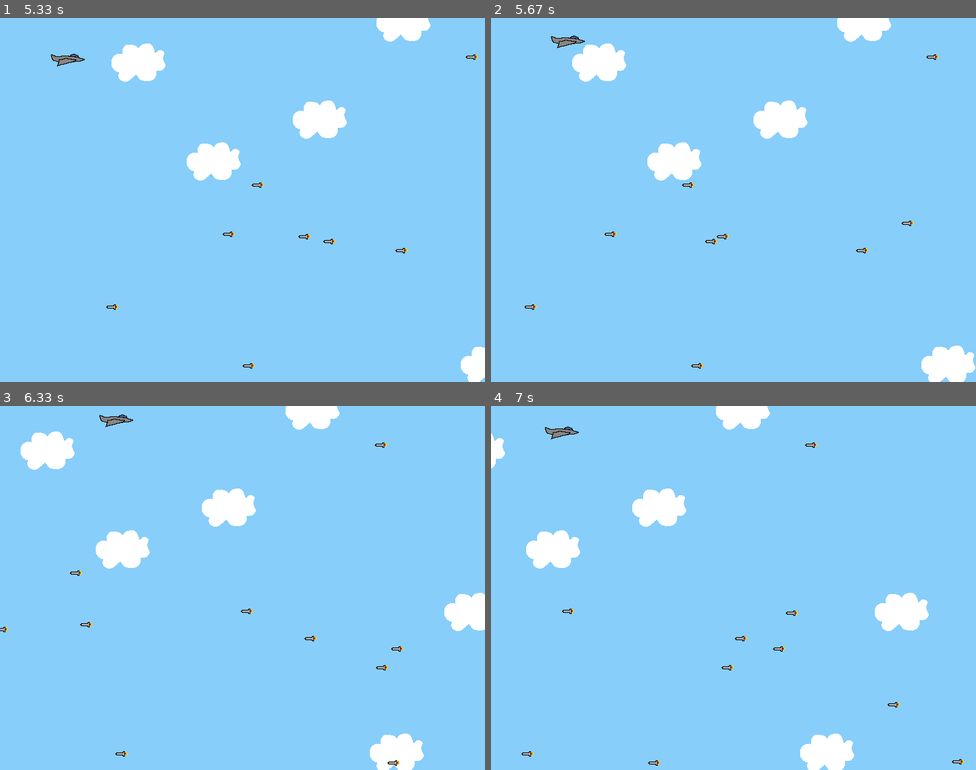
Above: before the commit, frames 1-4 (two rows, left to right).
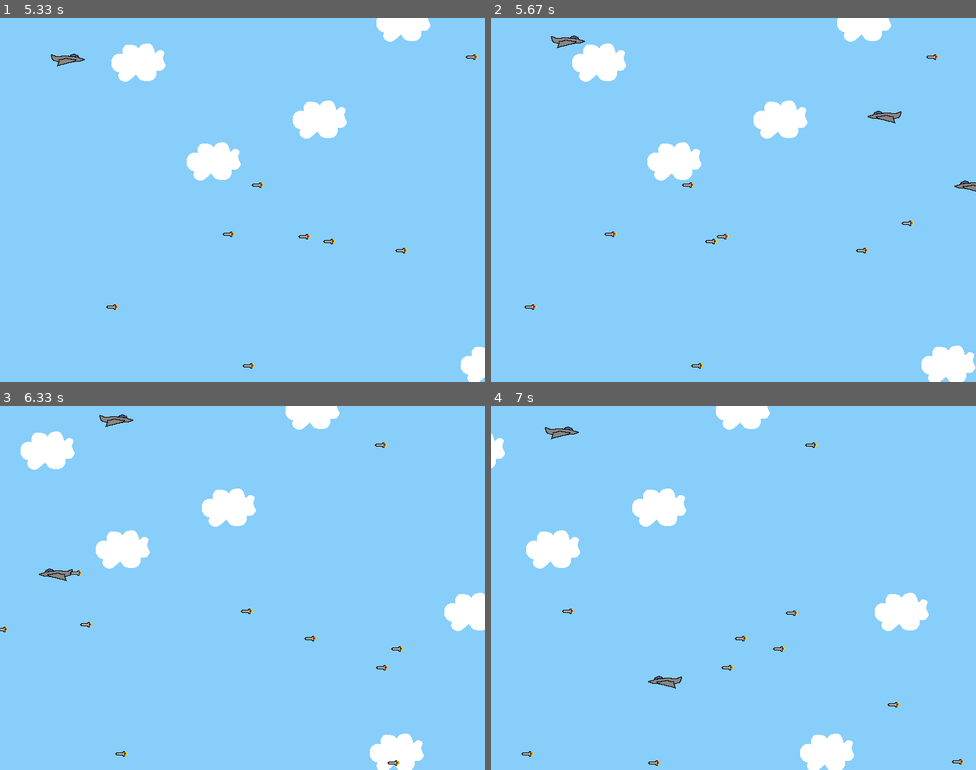
Above: after the commit, the same moments.

Repository: Teran326/pygame
Game: pygame game, started from sky_dodge.py
Same seed, same stepped clock (60 frames per second), same inputs: the game is played once before the commit and once after it.
Inputs:
- Up to frame 1 (5.33 s): hold Right 0.33-0.8 s; hold Up 0.83-1.13 s; hold Right 1.17-1.63 s; hold Left 1.67-2.2 s; hold Down 2.23-2.53 s; hold Left 2.57-2.97 s; hold Up 3-3.37 s; hold Right 3.4-4.03 s; hold Down 4.07-4.43 s; hold Left 4.47-4.93 s; hold Right from 4.97 s (still down)
- Up to frame 2 (5.67 s): release Right at 5.43 s; hold Up from 5.47 s (still down)
- Up to frame 3 (6.33 s): release Up at 5.77 s; hold Right 5.8-6.27 s; hold Left from 6.3 s (still down)
- Up to frame 4 (7 s): release Left at 6.83 s; hold Down from 6.87 s (still down)

Frame 1 is identical in both runs. In frame 2, 0.2% of the frame differs, in the area x 77-100%, y 25-48%; in frame 3, 0.1%; in frame 4, 0.1%.

Commit message:
training

Diff:
--- a/sky_dodge.py
+++ b/sky_dodge.py
@@ -27,10 +27,10 @@
     def update(self, pressed_keys):
         if pressed_keys[K_UP]:
             self.rect.move_ip(0, -5)
-            move_up_sound.play()
+            #move_up_sound.play()
         if pressed_keys[K_DOWN]:
             self.rect.move_ip(0, 5)
-            move_down_sound.play()
+            #move_down_sound.play()
         if pressed_keys[K_LEFT]:
             self.rect.move_ip(-5, 0)
         if pressed_keys[K_RIGHT]:
@@ -83,6 +83,24 @@
             self.kill()
 
 
+class Boss(pygame.sprite.Sprite):
+    def __init__(self):
+        super(Boss, self).__init__()
+        self.surf = (pygame.image.load("images/boss.png")).convert()
+        self.surf.set_colorkey((255, 255, 255), RLEACCEL)
+        self.rect = self.surf.get_rect(
+            center=(
+                random.randint(SCREEN_WIDTH + 3, SCREEN_WIDTH + 10000000),
+                random.randint(0, SCREEN_HEIGHT),
+            )
+        )
+
+    def update(self, ):
+        self.rect.move_ip(-35, 0)
+        if self.rect.right < 0:
+            self.kill()
+
+
 pygame.mixer.init()
 
 
@@ -98,26 +116,29 @@
 pygame.time.set_timer(ADDENEMY, 250)
 ADDCLOUD = pygame.USEREVENT + 2
 pygame.time.set_timer(ADDCLOUD, 1000)
+ADDBOSS = pygame.USEREVENT + 3
+pygame.time.set_timer(ADDBOSS, 1)
 
 player = Player()
 
 enemies = pygame.sprite.Group()
 clouds = pygame.sprite.Group()
+bosses = pygame.sprite.Group()
 all_sprites = pygame.sprite.Group()
 all_sprites.add(player)
 
 
-pygame.mixer.music.load("sound/Sky_dodge_theme.ogg")
-pygame.mixer.music.play(loops=-1)
-pygame.mixer.music.set_volume(0.4)
-
-move_up_sound = pygame.mixer.Sound("sound/Jet_up.ogg")
-move_down_sound = pygame.mixer.Sound("sound/Jet_down.ogg")
-collision_sound = pygame.mixer.Sound("sound/Boom.ogg")
-
-move_up_sound.set_volume(0.6)
-move_down_sound.set_volume(0.6)
-collision_sound.set_volume(1.0)
+#pygame.mixer.music.load("sound/Sky_dodge_theme.ogg")
+#pygame.mixer.music.play(loops=-1)
+#pygame.mixer.music.set_volume(0.4)
+
+#move_up_sound = pygame.mixer.Sound("sound/Jet_up.ogg")
+#move_down_sound = pygame.mixer.Sound("sound/Jet_down.ogg")
+#collision_sound = pygame.mixer.Sound("sound/Boom.ogg")
+
+#move_up_sound.set_volume(0.6)
+#move_down_sound.set_volume(0.6)
+#collision_sound.set_volume(1.0)
 
 running = True
 
@@ -139,11 +160,17 @@
             clouds.add(new_cloud)
             all_sprites.add(new_cloud)
 
+        elif event.type == ADDBOSS:
+            new_boss = Boss()
+            bosses.add(new_boss)
+            all_sprites.add(new_boss)
+
     pressed_keys = pygame.key.get_pressed()
     player.update(pressed_keys)
 
     enemies.update()
     clouds.update()
+    bosses.update()
 
     screen.fill((135, 206, 250))
 
@@ -153,18 +180,23 @@
     if pygame.sprite.spritecollideany(player, enemies):
         player.kill()
 
-        move_up_sound.stop()
-        move_down_sound.stop()
-        pygame.mixer.music.stop()
-        pygame.time.delay(50)
-        collision_sound.play()
-        pygame.time.delay(500)
-
         running = False
 
+    elif pygame.sprite.spritecollideany(player, bosses):
+        player.kill()
+
+        #move_up_sound.stop()
+        #move_down_sound.stop()
+        #pygame.mixer.music.stop()
+        #pygame.time.delay(50)
+        #collision_sound.play()
+        #pygame.time.delay(500)
+
+        running = False
+
     pygame.display.flip()
 
     clock.tick(30)
 
 
-pygame.mixer.quit()
+#pygame.mixer.quit()
Binary file added: images/boss.png
Binary file changed: images/jet.png
